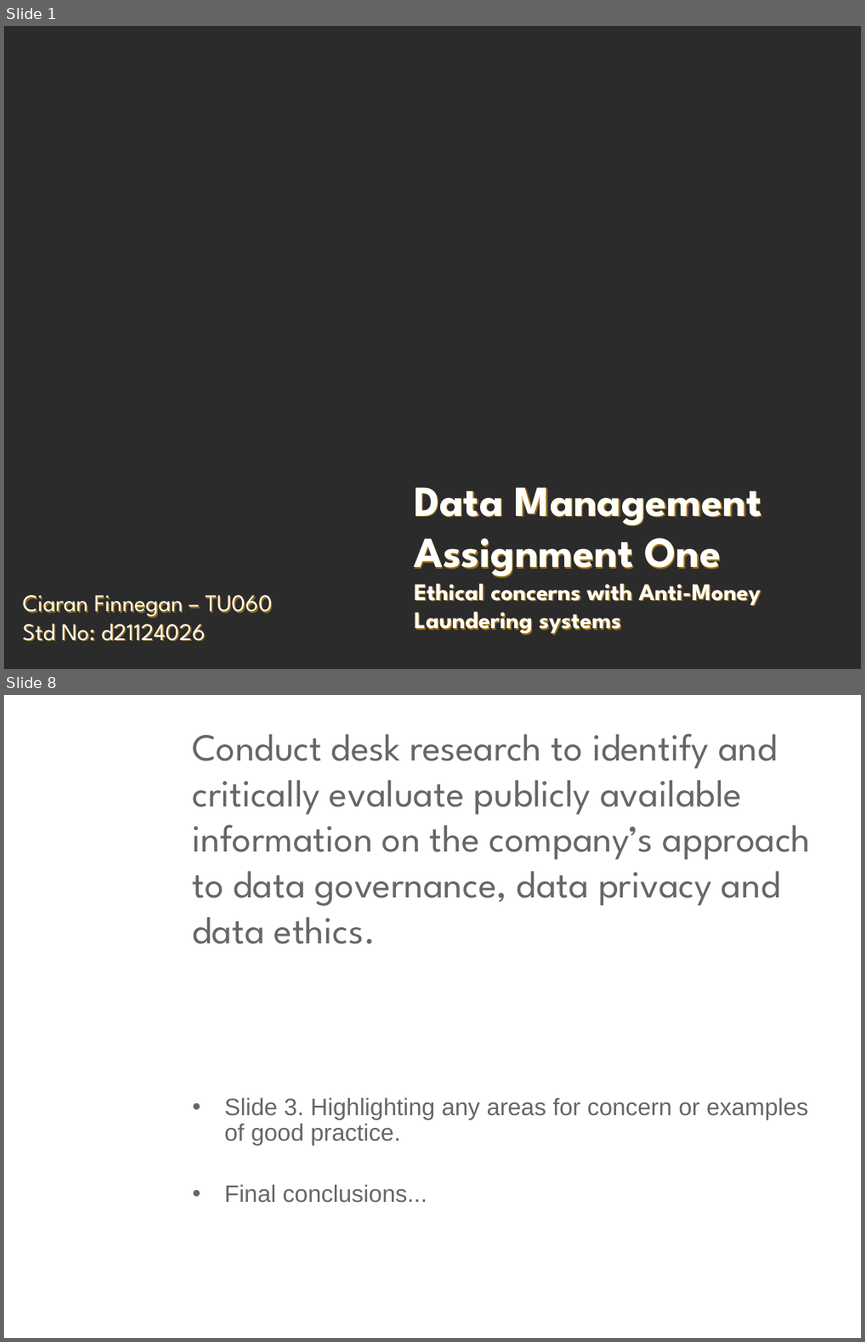
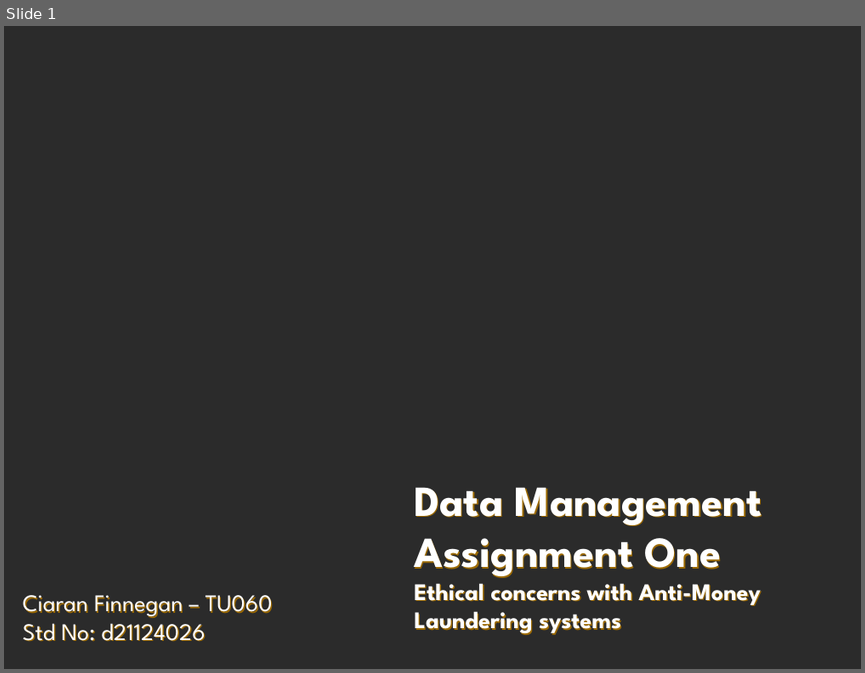
Before and after one commit to JackDaedalus/DataMgmtCA1, a slide deck: PPT_CA1/Data Management - CA1 - AML Ethics - Student Ciaran Finnegan d21124026 v1-1 200222.pptx. Shown one above the other, each under a label of ours: slides 1 and 8 before the commit, slide 1 after it; the slides between them are not shown. The pictures are 865x1342 and 865x673 pixels, drawn with LibreOffice and Linux fonts; fonts in the diff are those of the drawing; background and template pictures are left out; a plain dark background stands for a picture behind light text. Boxes give left, top, right and bottom in pixels: in the first picture for what was removed or moved away, otherwise in the second. Text is boxed around its words. In the diff, an @@ line names an element or a change of style, - is before the commit and + after.

```diff
--- a/PPT_CA1/Data Management - CA1 - AML Ethics - Student Ciaran Finnegan d21124026 v1-1 200222.pptx
+++ b/PPT_CA1/Data Management - CA1 - AML Ethics - Student Ciaran Finnegan d21124026 v1-1 200222.pptx
@@ slide 8 removed at [4,695,861,1338], background picture (left out) @@
@@ title removed at [193,733,811,944] @@
-Conduct desk research to identify and critically evaluate publicly available information on the company’s approach to data governance, data privacy and data ethics.
@@ text removed at [224,1097,808,1202] @@
-• Slide 3. Highlighting any areas for concern or examples of good practice.
-• Final conclusions...
```
Also in this commit, not shown: 1 slide changed, 10 slides added, 5 other slides removed, 20 other files.
